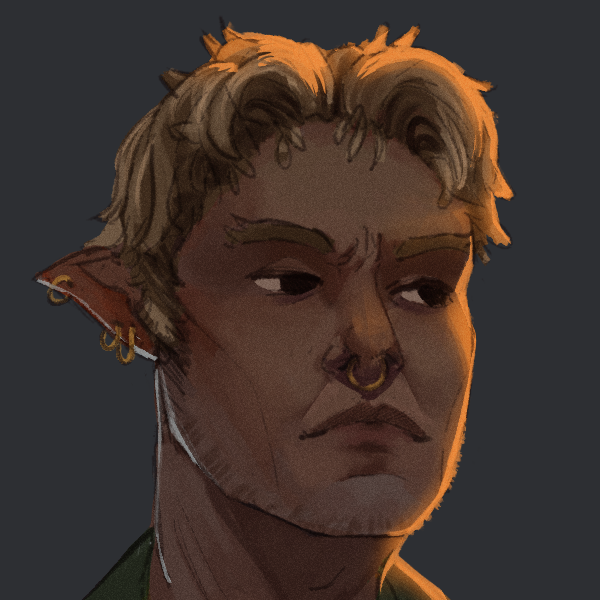
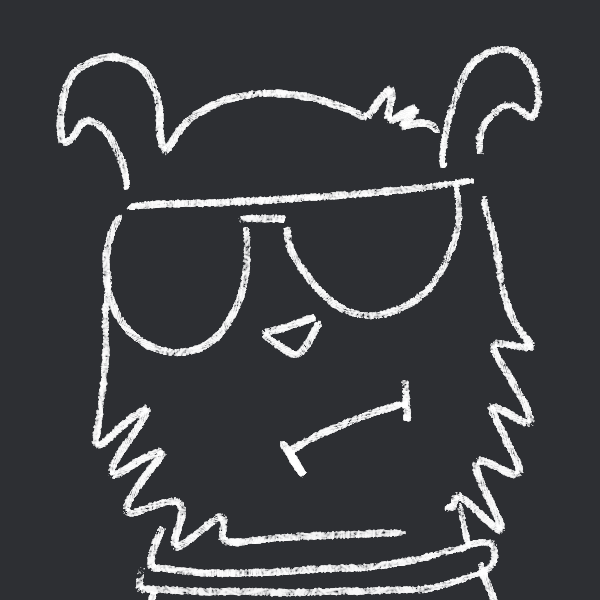
The second 600×600 image is a revision of the first. Changes to its layers:
added layer "Layer 6" above "Layer 5" over (56, 46, 543, 600)
hid group "placeholder" (5 layers) over (31, 15, 543, 600)
